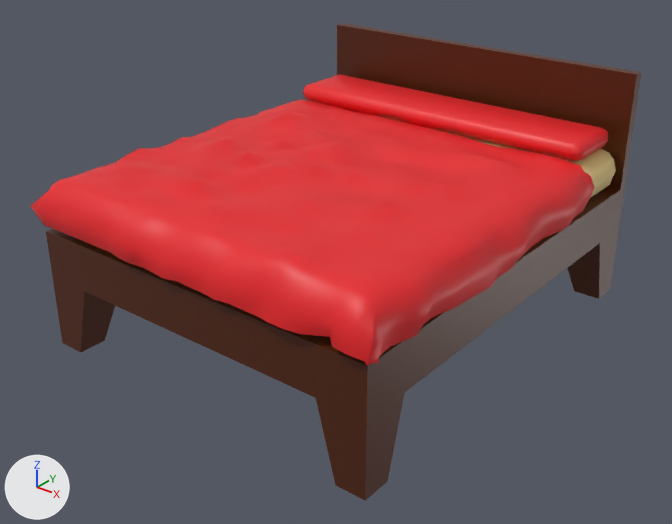
An edit to the FBX model Assets/model/cama.fbx, drawn before and after from the same camera.
Rendered twice from a 50 mm camera at (2.15, -2.77, 1.36) aimed at (0.03, -0.11, -0.28). The axes (+X, +Y, +Z) are drawn at lower left. The lights are the same throughout.

Before the edit, the objects in view are built like this:
```python
me_cube_003 = bpy.data.meshes.new('Cube.003')
me_cube_003.from_pydata(...)  # 96 vertices, 98 faces; spans x -0.78..0.78, y -0.9..0.9, z -0.1..0.1
me_cube_003.materials.append(mat_material_002)  # yellow #e7cb87
me_cube_004 = bpy.data.meshes.new('Cube.004')
me_cube_004.from_pydata(...)  # 110 vertices, 108 faces; spans x -0.727..0.727, y 0.552..0.851, z 0.098..0.184
me_cube_004.materials.append(mat_material_001)  # red #e72228
me_cube_005 = bpy.data.meshes.new('Cube.005')
me_cube_005.from_pydata(...)  # 44 vertices, 38 faces; spans x -0.78..0.78, y -0.9..0.95, z -0.73..0.26
me_cube_005.materials.append(mat_material)  # brown #522104
me_plane = bpy.data.meshes.new('Plane')
me_plane.from_pydata(...)  # 1015 vertices, 952 faces; spans x -0.81..0.83, y -0.97..0.59, z -0.2..0.07
me_plane.materials.append(mat_material_001)  # red #e72228
ob_catre = bpy.data.objects.new('catre', me_cube_005)
ob_catre.location = (0.0, 0.0, 0.138)
ob_cojin = bpy.data.objects.new('Cojin', me_cube_004)
ob_cojin.location = (0.0, 0.0, 0.0)
ob_colchon = bpy.data.objects.new('colchon', me_cube_003)
ob_colchon.location = (0.0, 0.0, 0.0)
ob_tela = bpy.data.objects.new('tela', me_plane)
ob_tela.location = (0.0, 0.0, 0.098)
```
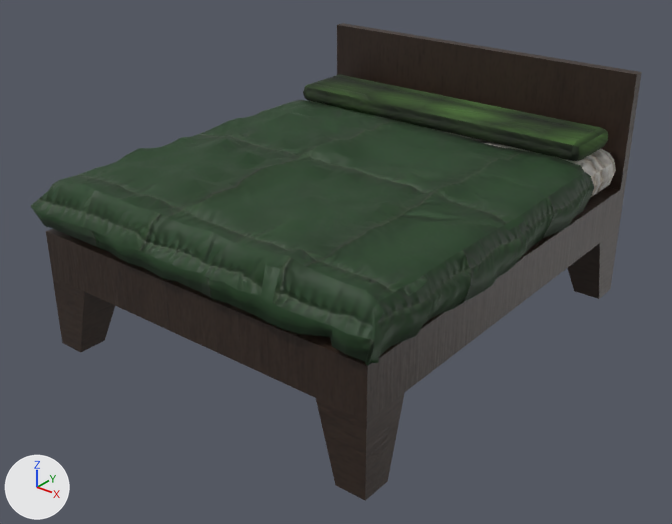
Boxes (x1, y1, x2, y2) around the edits, measured in the pictures (672 x 524 px):
'Cojin', recoloured (red to green): (303, 75, 608, 161) in both
'colchon', recoloured (brown to grey): (311, 101, 616, 198) in both
part 1 of me_plane, recoloured (red to green): (31, 100, 594, 365) in both
part 2 of me_cube_005, recoloured: (46, 23, 642, 501) in both

The change, as a list of edits to the scene's bpy script:
```text
Add mat_tela:
    mat_tela = bpy.data.materials.new('Tela')
    # uses the picture img_fabric021_1k_color_jpg
    # uses the picture img_fabric021_1k_normal_jpg
    # uses the picture img_fabric021_1k_roughness_jpg
Add mat_madera:
    mat_madera = bpy.data.materials.new('Madera')
    # uses the picture img_wood028_1k_color_jpg
    # uses the picture img_wood028_1k_normal_jpg
Add mat_colchon:
    mat_colchon = bpy.data.materials.new('Colchon')
    # uses the picture img_carpet014_1k_color_jpg
    # uses the picture img_carpet014_1k_normal_jpg
    # uses the picture img_carpet014_1k_roughness_jpg
Add mat_edredon:
    mat_edredon = bpy.data.materials.new('Edredon')
    # uses the picture img_fabric047_1k_color_jpg
    # uses the picture img_fabric047_1k_normal_jpg
    # uses the picture img_fabric047_1k_roughness_jpg
Change me_cube_004:
    where me_cube_004.from_pydata(...)  # 110 vertices, 108 faces; spans x -0.727..0.727, y 0.552..0.851, z 0.098..0.184
    remove me_cube_004.materials.append(mat_material_001)  # red #e72228
    add me_cube_004.materials.append(mat_tela)
Change me_cube_005:
    where me_cube_005.from_pydata(...)  # 44 vertices, 38 faces; spans x -0.78..0.78, y -0.9..0.95, z -0.73..0.26
    me_cube_005 part 2: 38 faces spanning x -0.78..0.78, y -0.9..0.95, z -0.73..0.26 switch from mat_material (brown #522104) to mat_madera
Change me_plane:
    remove me_plane.from_pydata(...)  # 1015 vertices, 952 faces; spans x -0.81..0.83, y -0.97..0.59, z -0.2..0.07
    add me_plane.from_pydata(...)  # 2030 vertices, 2028 faces; spans x -0.81..0.83, y -0.97..0.59, z -0.2..0.07
    me_plane part 1: 952 faces spanning x -0.81..0.83, y -0.97..0.59, z -0.2..0.07 switch from mat_material_001 (red #e72228) to mat_edredon
Change me_cube_003:
    where me_cube_003.from_pydata(...)  # 96 vertices, 98 faces; spans x -0.78..0.78, y -0.9..0.9, z -0.1..0.1
    remove me_cube_003.materials.append(mat_material_002)  # yellow #e7cb87
    add me_cube_003.materials.append(mat_colchon)
```
